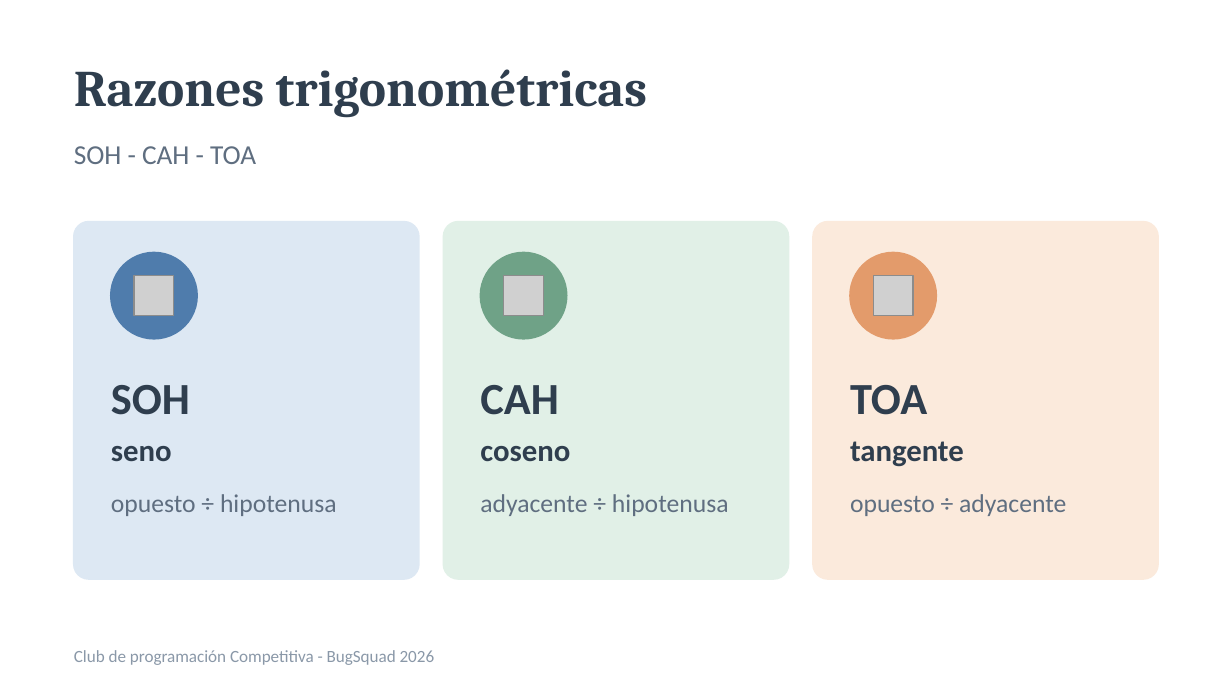
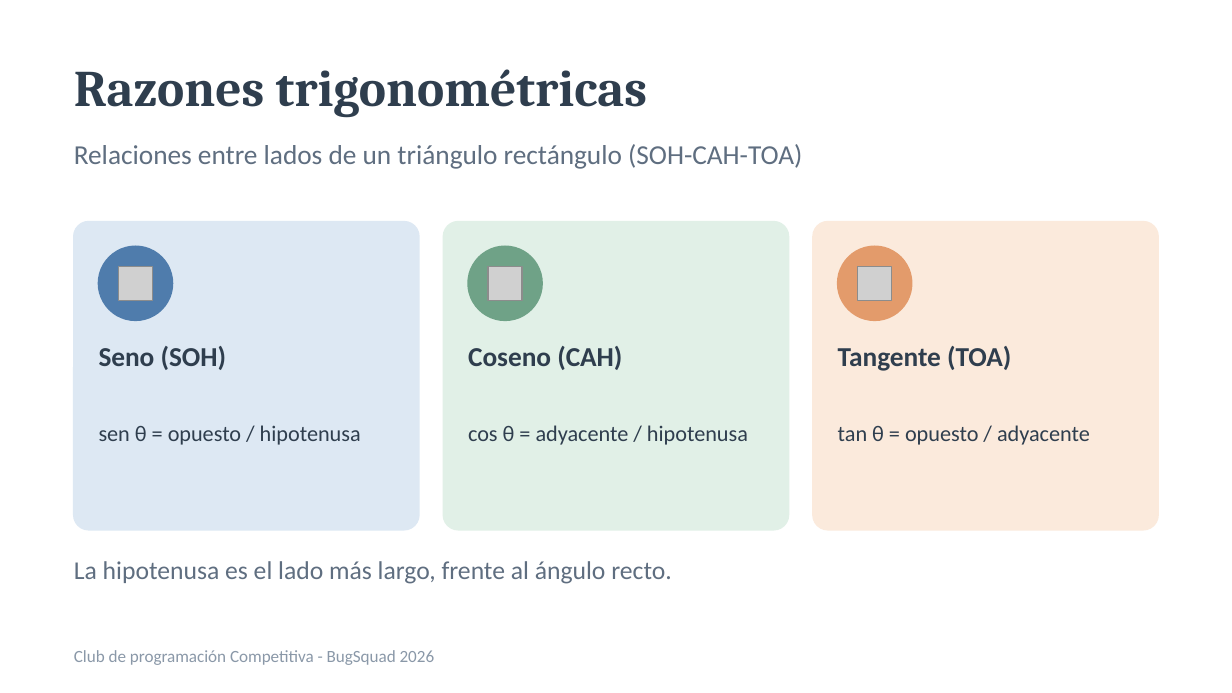
Before and after one commit to rigosantiagog/CompetitiveProgramming, a slide deck: slide 8 of assets/docs/Tema3_Geometria_trigonometria_y_patrones.pptx (slide 7 before the commit). Drawn at 1232x693 pixels with LibreOffice and Linux fonts; fonts in the diff are those of the drawing; grey boxes stand for pictures. Boxes give left, top, right and bottom in pixels: in the first picture for what was removed or moved away, otherwise in the second. Text is boxed around its words. In the diff, an @@ line names an element or a change of style, - is before the commit and + after.

```diff
--- a/assets/docs/Tema3_Geometria_trigonometria_y_patrones.pptx
+++ b/assets/docs/Tema3_Geometria_trigonometria_y_patrones.pptx
@@ text at [74,144,802,169]: text changed @@
-SOH - CAH - TOA
+Relaciones entre lados de un triángulo rectángulo (SOH-CAH-TOA)
@@ rounded rectangle: place and size @@
-rounded rectangle at [74,222,419,579]
+rounded rectangle at [74,222,419,530]
@@ rounded rectangle: place and size @@
-rounded rectangle at [444,222,788,579]
+rounded rectangle at [444,222,788,530]
@@ proportions changed in 3 elements at [74,222,419,530], [444,222,788,530], [813,222,1158,530] @@
@@ rounded rectangle: place and size @@
-rounded rectangle at [813,222,1158,579]
+rounded rectangle at [813,222,1158,530]
@@ ellipse: place and size @@
-ellipse at [111,253,197,339]
+ellipse at [99,246,172,320]
@@ picture added at [118,266,153,301] @@
@@ ellipse: place and size @@
-ellipse at [480,253,567,339]
+ellipse at [468,246,542,320]
@@ picture added at [488,266,522,301] @@
@@ ellipse: place and size @@
-ellipse at [850,253,936,339]
+ellipse at [838,246,912,320]
@@ picture added at [857,266,892,301] @@
@@ picture removed at [134,276,174,315] @@
@@ picture removed at [504,276,543,315] @@
@@ picture removed at [873,276,913,315] @@
@@ text at [99,346,227,370]: text changed; size 26 to 16 pt @@
-SOH
+Seno (SOH)
@@ text at [468,346,622,370]: text changed; size 26 to 16 pt @@
-CAH
+Coseno (CAH)
@@ text at [838,346,1011,371]: text changed; size 26 to 16 pt @@
-TOA
+Tangente (TOA)
@@ text at [99,425,361,445]: text changed; size 15 to 13 pt; text colour #5F6E80 to #2F3E4E @@
-opuesto ÷ hipotenusa
+sen θ = opuesto / hipotenusa
@@ text removed at [111,446,172,461] @@
-seno
@@ text at [468,425,748,445]: text changed; size 15 to 13 pt; text colour #5F6E80 to #2F3E4E @@
-adyacente ÷ hipotenusa
+cos θ = adyacente / hipotenusa
@@ text removed at [480,446,570,461] @@
-coseno
@@ text at [838,425,1090,445]: text changed; size 15 to 13 pt; text colour #5F6E80 to #2F3E4E @@
-opuesto ÷ adyacente
+tan θ = opuesto / adyacente
@@ text removed at [850,441,964,466] @@
-tangente
@@ text added at [74,561,672,584], 15 pt, text #5F6E80 @@
+La hipotenusa es el lado más largo, frente al ángulo recto.
```
Also in this commit, not shown: 4 other slides changed, 10 slides added, 10 slides removed, 17 other files.
